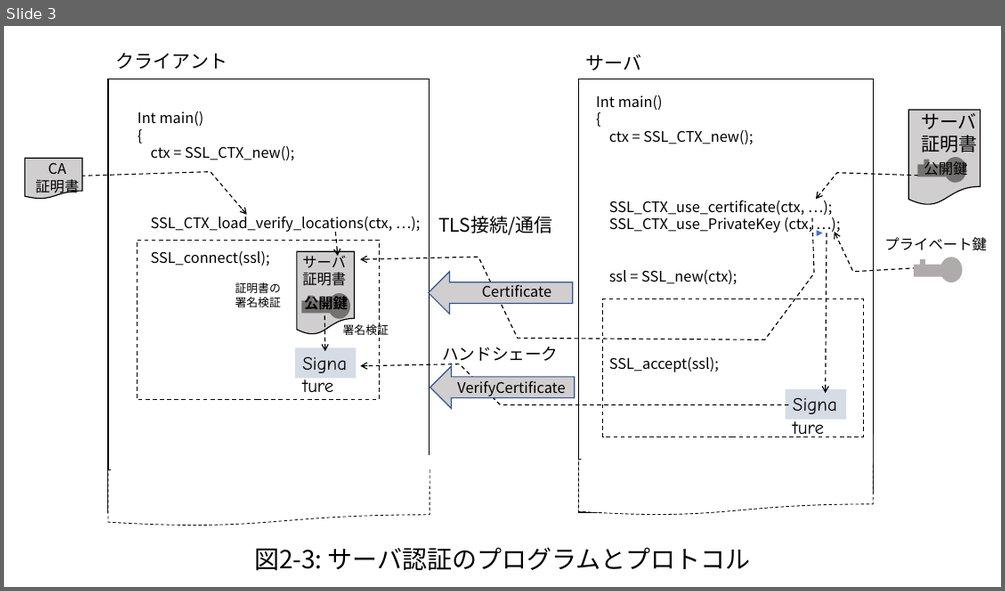
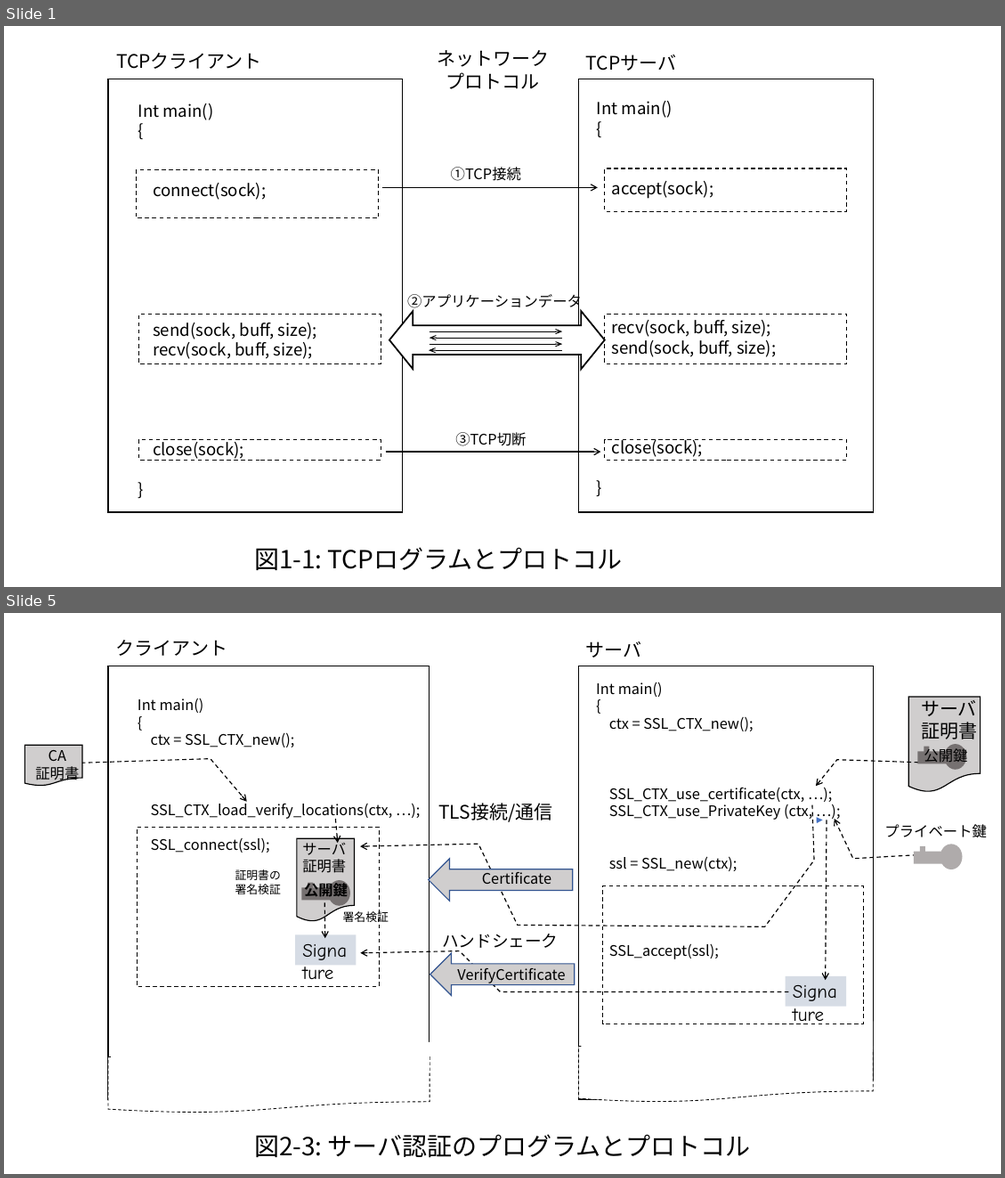
Before and after one commit to kojo1/TLSbook-en, a slide deck: Part1.Technology/Chapter2.Protocol/Protocol-fig-jp.pptx. Shown one above the other, each under a label of ours: slide 3 before the commit, slides 1 and 5 after it; the slides between them are not shown. The pictures are 1005x591 and 1005x1178 pixels, drawn with LibreOffice and Linux fonts; fonts in the diff are those of the drawing. Boxes give left, top, right and bottom in pixels: in the first picture for what was removed or moved away, otherwise in the second. Text is boxed around its words. In the diff, an @@ line names an element or a change of style, - is before the commit and + after.

```diff
--- a/Part1.Technology/Chapter2.Protocol/Protocol-fig-jp.pptx
+++ b/Part1.Technology/Chapter2.Protocol/Protocol-fig-jp.pptx
@@ slide 1 added at box(4, 26, 1001, 587), background #FFFFFF @@
@@ text added at box(437, 50, 549, 89), 18 pt, text #000000 @@
+ネットワーク
+プロトコル
@@ text added at box(116, 53, 262, 69), 18 pt, text #000000 @@
+TCPクライアント
@@ text added at box(586, 54, 676, 70), 18 pt, text #000000 @@
+TCPサーバ
@@ rectangle added at box(108, 79, 403, 512), fill #FFFFFF, outline #000000 1 pt @@
@@ text added at box(138, 103, 317, 460), 16 pt, text #000000 @@
+Int main()
+{
+connect(sock);
+send(sock, buff, size);
+recv(sock, buff, size);
+close(sock);
+}
@@ rectangle added at box(578, 79, 873, 512), fill #FFFFFF, outline #000000 1 pt @@
@@ text added at box(597, 101, 776, 457), 16 pt, text #000000 @@
+Int main()
+{
+accept(sock);
+recv(sock, buff, size);
+send(sock, buff, size);
+close(sock);
+}
@@ rectangle added at box(137, 170, 379, 219), outline #000000 1 pt dashed @@
@@ text added at box(451, 167, 521, 181), 14 pt, text #000000 @@
+①TCP接続
@@ rectangle added at box(605, 168, 847, 211), outline #000000 1 pt dashed @@
@@ arrow added from (382, 187) to (598, 187), #000000 1 pt @@
@@ text added at box(407, 291, 582, 311), 14 pt, text #000000 @@
+②アプリケーションデータ
@@ rectangle added at box(138, 313, 380, 364), outline #000000 1 pt dashed @@
@@ left right arrow added at box(389, 311, 605, 369), fill #FFFFFF, outline #000000 1.5 pt @@
@@ rectangle added at box(605, 313, 847, 364), outline #000000 1 pt dashed @@
@@ group added at box(429, 331, 563, 351): 4 arrows @@
@@ rectangle added at box(138, 440, 380, 459), outline #000000 1 pt dashed @@
@@ arrow added from (386, 451) to (600, 451), #000000 1 pt @@
@@ text added at box(455, 432, 526, 446), 14 pt, text #000000 @@
+③TCP切断
@@ rectangle added at box(605, 440, 847, 459), outline #000000 1 pt dashed @@
@@ text added at box(254, 547, 623, 570), 24 pt, text #000000 @@
+図1-1: TCPログラムとプロトコル
@@ what was slide 3 is now slide 5 @@
```
Also in this commit, not shown: 5 slides changed, 2 other slides added, 8 other files.
